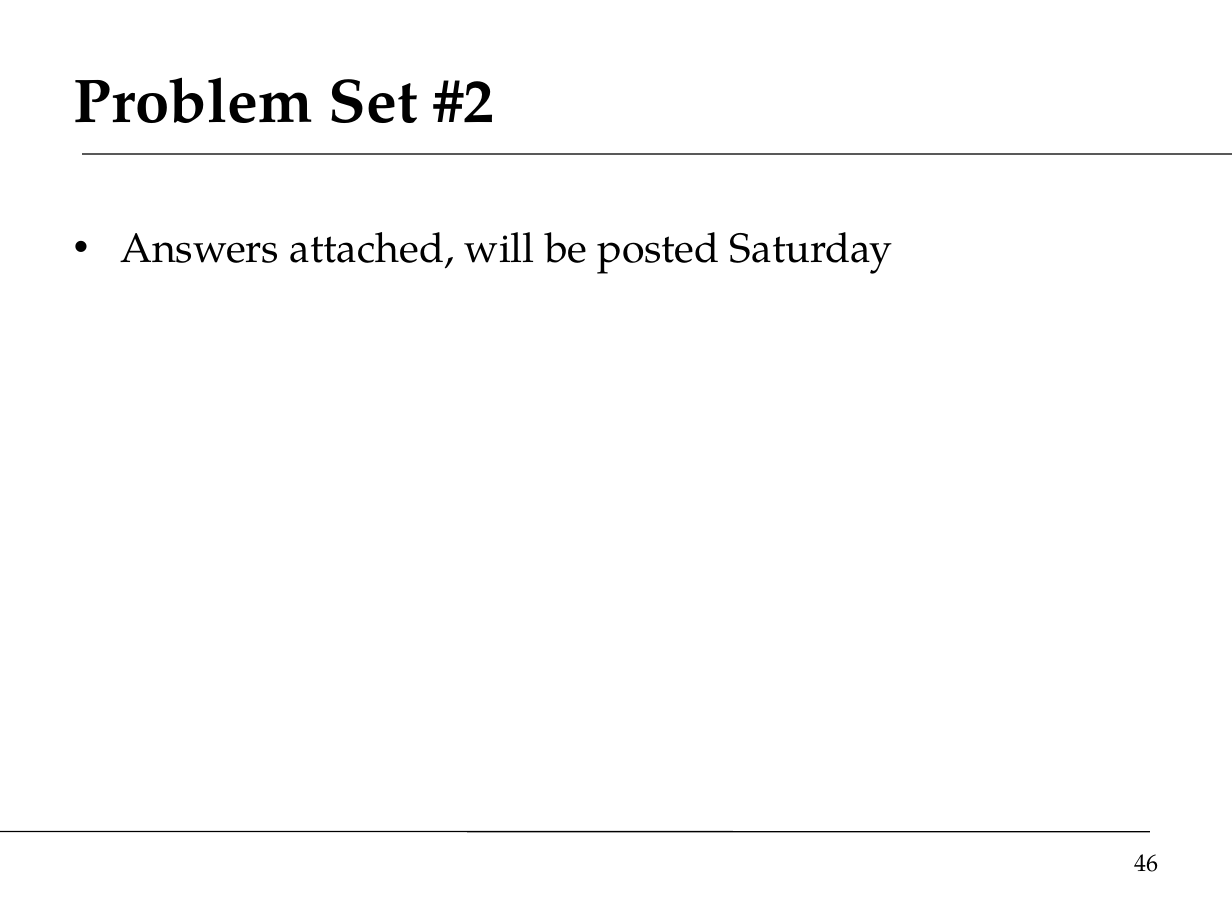
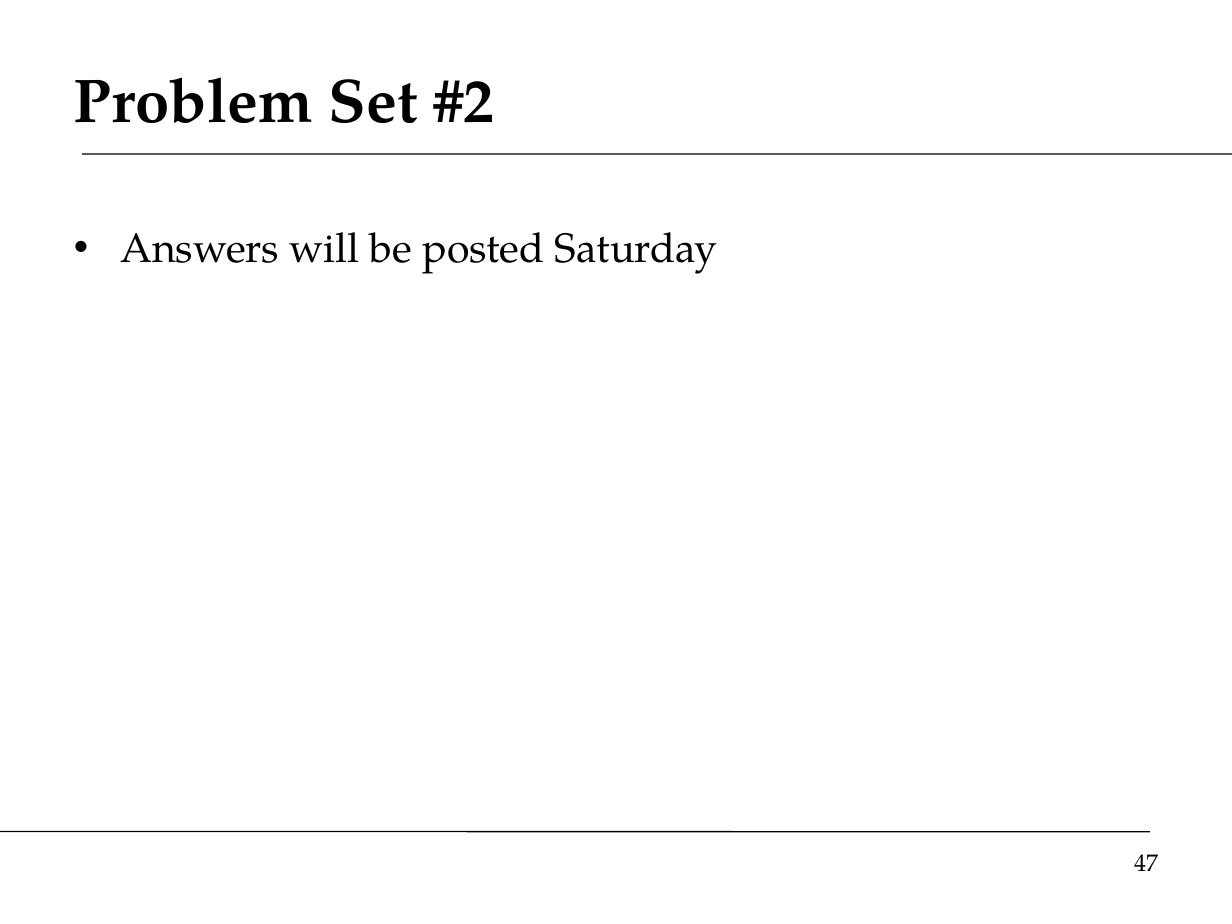
Before and after one commit to DaveBackus/Global_Economy, a slide deck: slide 47 of Slides/slides_trade_f14.pptx (slide 46 before the commit). Drawn at 1232x924 pixels with LibreOffice and Linux fonts; fonts in the diff are those of the drawing. Boxes give left, top, right and bottom in pixels: in the first picture for what was removed or moved away, otherwise in the second. Text is boxed around its words. In the diff, an @@ line names an element or a change of style, - is before the commit and + after.

```diff
--- a/Slides/slides_trade_f14.pptx
+++ b/Slides/slides_trade_f14.pptx
@@ text at (120,232,718,274): text changed @@
-• Answers attached, will be posted Saturday
+• Answers will be posted Saturday
@@ page number at (1134,854,1158,871): text changed @@
-46
+47
```
Also in this commit, not shown: 13 other slides changed, 3 slides added, 1 slide removed, 40 other files.
